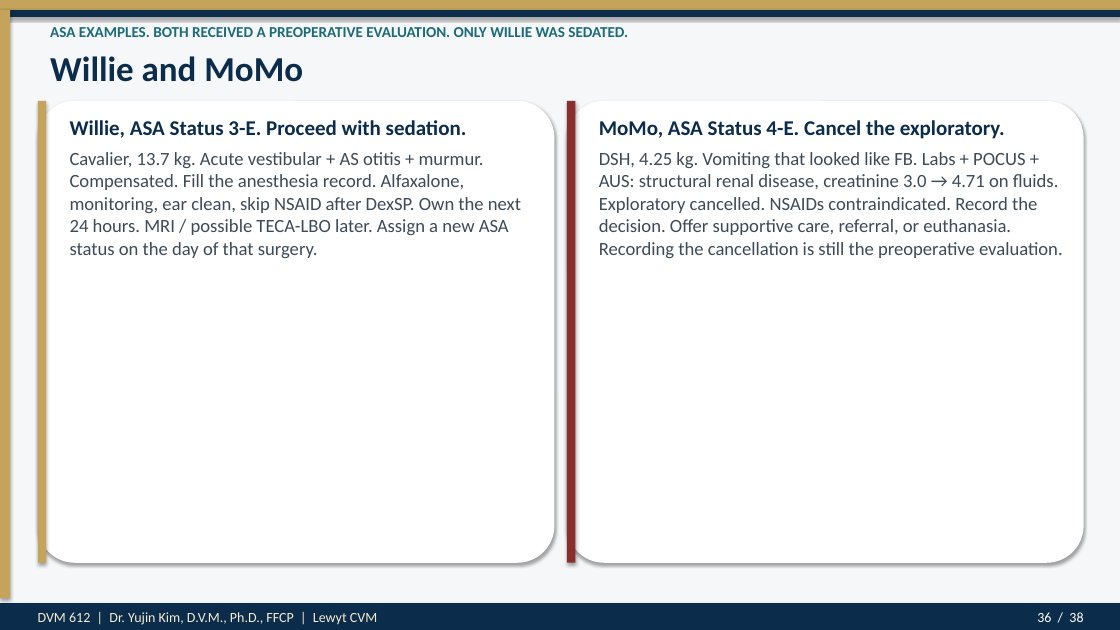
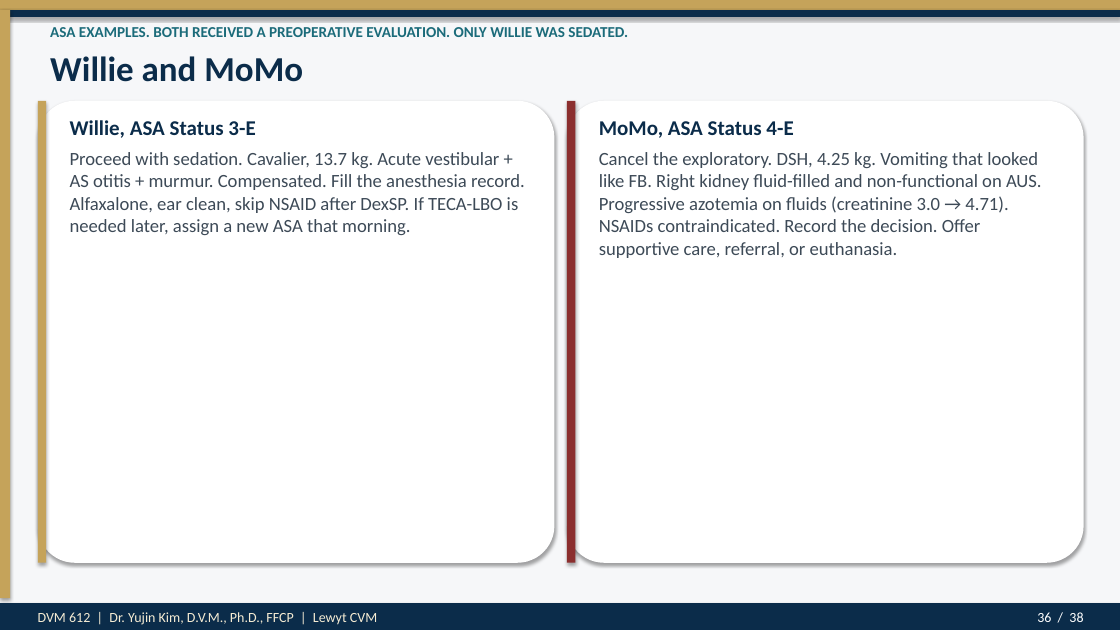
Before and after one commit to drkimvet/happycare, a slide deck: slide 36 of lectures/DVM-612_Week4_Preop_PatientPrep_Postop.pptx. Drawn at 1120x630 pixels with LibreOffice and Linux fonts; fonts in the diff are those of the drawing. Boxes give left, top, right and bottom in pixels: in the first picture for what was removed or moved away, otherwise in the second. Text is boxed around its words. In the diff, an @@ line names an element or a change of style, - is before the commit and + after.

```diff
--- a/lectures/DVM-612_Week4_Preop_PatientPrep_Postop.pptx
+++ b/lectures/DVM-612_Week4_Preop_PatientPrep_Postop.pptx
@@ text at [70,120,255,138]: text changed @@
-Willie, ASA Status 3-E. Proceed with sedation.
+Willie, ASA Status 3-E
@@ text at [599,121,793,138]: text changed @@
-MoMo, ASA Status 4-E. Cancel the exploratory.
+MoMo, ASA Status 4-E
@@ text at [70,152,525,235]: text changed @@
-Cavalier, 13.7 kg. Acute vestibular + AS otitis + murmur. Compensated. Fill the anesthesia record. Alfaxalone, monitoring, ear clean, skip NSAID after DexSP. Own the next 24 hours. MRI / possible TECA-LBO later. Assign a new ASA status on the day of that surgery.
+Proceed with sedation. Cavalier, 13.7 kg. Acute vestibular + AS otitis + murmur. Compensated. Fill the anesthesia record. Alfaxalone, ear clean, skip NSAID after DexSP. If TECA-LBO is needed later, assign a new ASA that morning.
@@ text at [599,152,1042,258]: text changed @@
-DSH, 4.25 kg. Vomiting that looked like FB. Labs + POCUS + AUS: structural renal disease, creatinine 3.0 → 4.71 on fluids. Exploratory cancelled. NSAIDs contraindicated. Record the decision. Offer supportive care, referral, or euthanasia. Recording the cancellation is still the preoperative evaluation.
+Cancel the exploratory. DSH, 4.25 kg. Vomiting that looked like FB. Right kidney fluid-filled and non-functional on AUS. Progressive azotemia on fluids (creatinine 3.0 → 4.71). NSAIDs contraindicated. Record the decision. Offer supportive care, referral, or euthanasia.
```
Also in this commit, not shown: 9 other slides changed, 7 other files.
